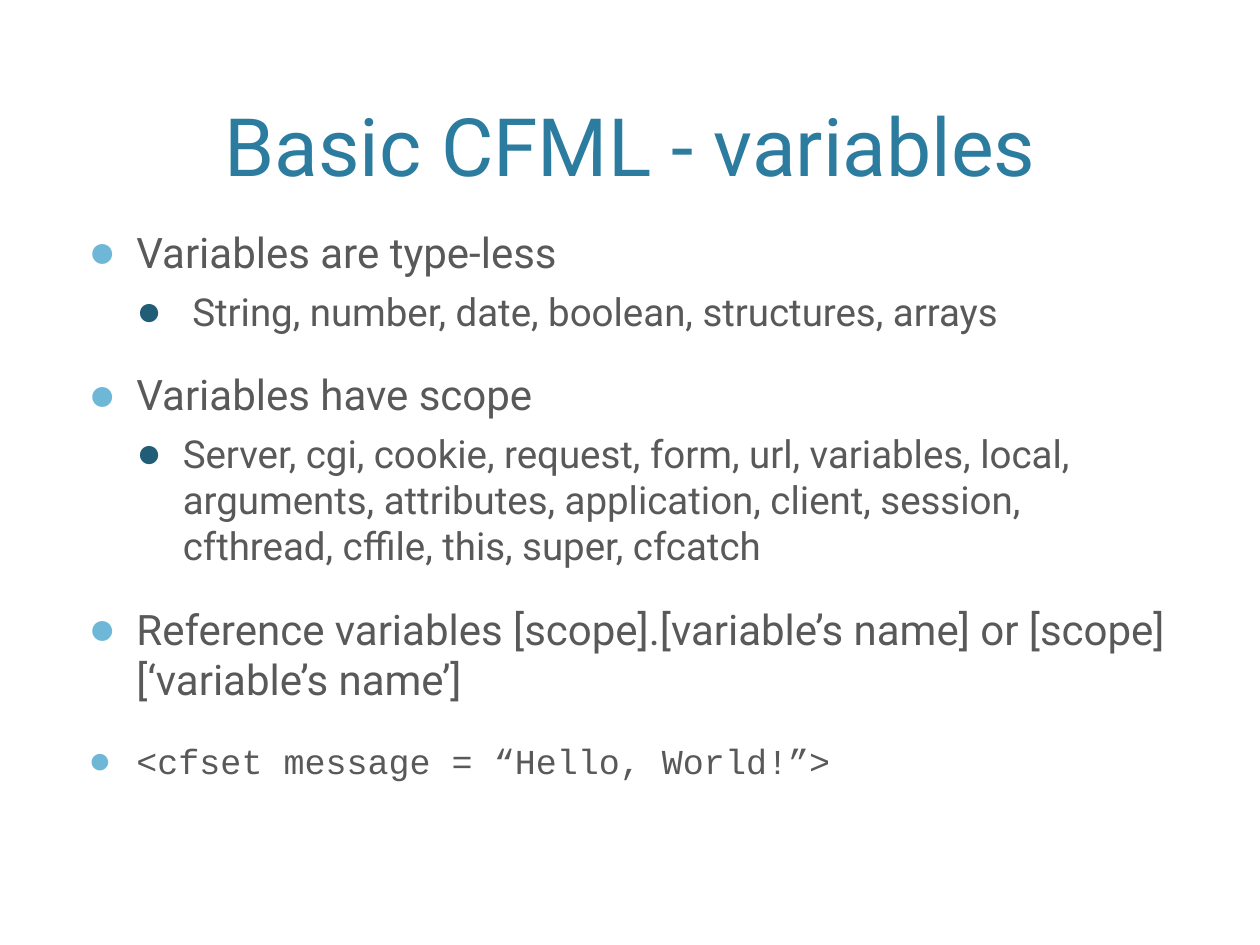
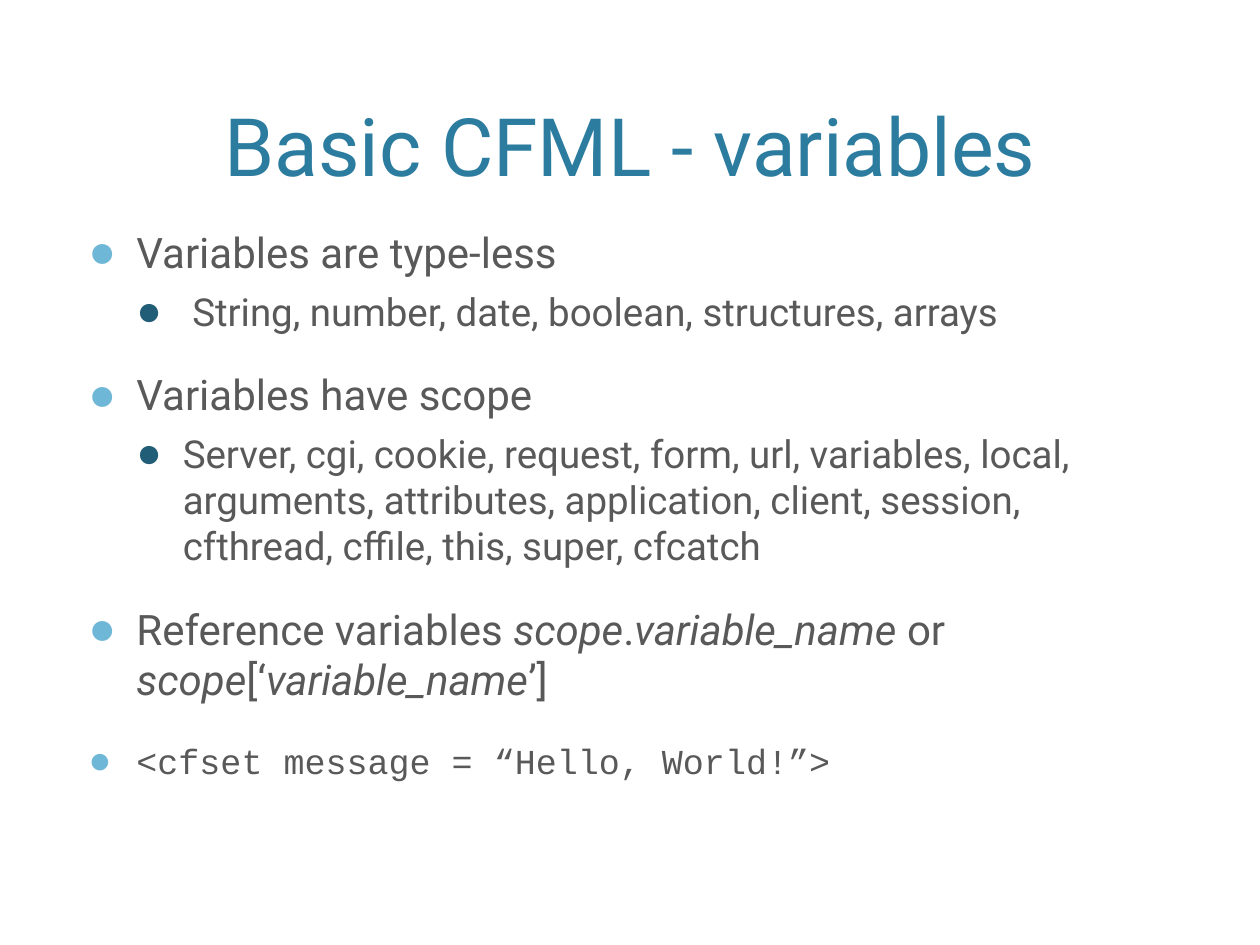
Before and after one commit to awayken/2011sdcodecamp, a slide deck: slide 15 of presentation.pptx. Drawn at 1260x945 pixels with LibreOffice and Linux fonts; fonts in the diff are those of the drawing; background and template pictures are left out. Boxes give left, top, right and bottom in pixels: in the first picture for what was removed or moved away, otherwise in the second. Text is boxed around its words. In the diff, an @@ line names an element or a change of style, - is before the commit and + after.

```diff
--- a/presentation.pptx
+++ b/presentation.pptx
@@ text at bbox=[136, 613, 945, 704]: text changed; italic on @@
-● Reference variables [scope].[variable’s name] or [scope][‘variable’s name’]
+● Reference variables scope.variable_name or scope[‘variable_name’]
```
Also in this commit, not shown: 3 other slides changed.
